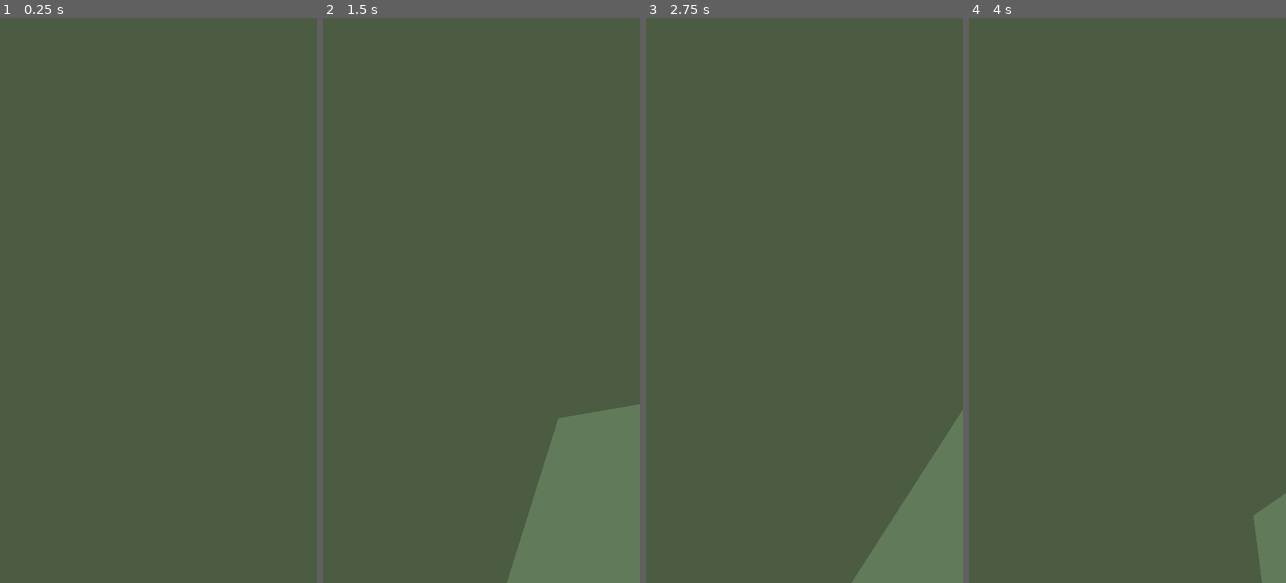
Above: before the commit, frames 1-4 (left to right).
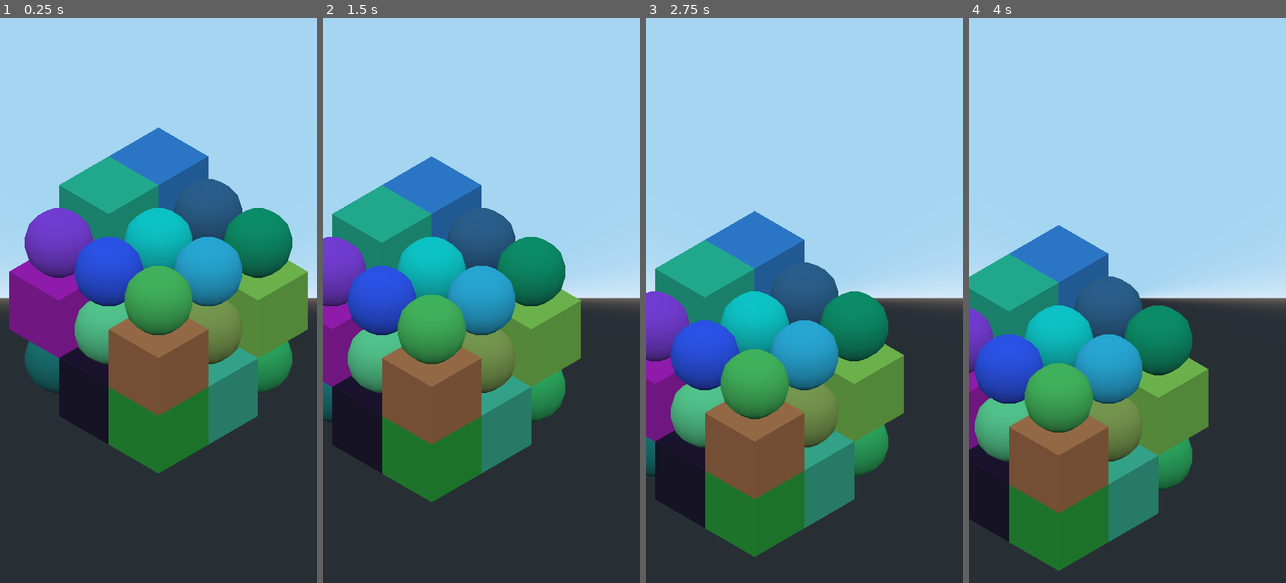
Above: after the commit, the same moments.

Repository: darkwood-com/darkwaar
Game: Godot game, scene res://src/scenes/board.tscn
Same seed, same stepped clock (60 frames per second), same inputs: the game is played once before the commit and once after it.
Inputs (mouse positions are in pixels of both pictures, inside the frame that each line leads up to):
- Up to frame 1 (0.25 s): no input
- Up to frame 2 (1.5 s): tap Enter at 0.5 s; move the mouse to (551, 272) at 0.52 s; hold Right (ui_right) 0.53-1.28 s; hold Space (ui_select) 0.53-1.28 s; move the mouse to (418, 328) at 1.27 s; hold Down (ui_down) from 1.28 s (still down); tap Space (ui_select) at 1.35 s
- Up to frame 3 (2.75 s): tap Space (ui_select) at 1.52, 1.82, 2 s; move the mouse to (836, 176) at 2.02 s; release Down (ui_down) at 2.03 s; hold Right (ui_right) from 2.03 s (still down); hold Space (ui_select) from 2.03 s (still down)
- Up to frame 4 (4 s): move the mouse to (1111, 413) at 2.77 s; release Right (ui_right) at 2.78 s; release Space (ui_select) at 2.78 s; hold Up (ui_up) 2.78-3.53 s; tap Space (ui_select) at 2.85, 3.02, 3.32 s; tap Enter at 3.5 s; move the mouse to (1222, 385) at 3.52 s; hold Left (ui_left) from 3.53 s (still down); hold Space (ui_select) from 3.53 s (still down)

The runs differ from the first frame. In frame 1, 100% of the frame differs, in the area x 0-100%, y 0-100%; in frame 2, 100%; in frame 3, 100%; in frame 4, 99%.

Commit message:
:construction: godot working

Diff:
--- a/packages/app/project.godot
+++ b/packages/app/project.godot
@@ -16,7 +16,7 @@
 [application]
 
 config/name="Darkwaar"
-run/main_scene="res://src/scenes/Board.tscn"
+run/main_scene="res://src/scenes/board.tscn"
 config/icon="res://icon.png"
 
 [display]
--- a/packages/app/src/nodes/camera.gd
+++ b/packages/app/src/nodes/camera.gd
@@ -1,12 +1,53 @@
 extends Camera
 
-var mouse_sens = 0.3
-var camera_anglev = 0
+enum Mode {ROTATE, TRANSLATE}
+
+var mode = Mode.ROTATE
+var tween: Tween = null
+
+func _ready():
+	look_at_from_position(
+		Vector3(-8, 8, -8),
+		Vector3(0, 0, 0),
+		Vector3(0, 1, 0)
+	)
 
 func _input(event):
+	if event.is_action_pressed("ui_select"):
+		mode = Mode.TRANSLATE if mode == Mode.ROTATE else Mode.ROTATE
+	elif event.is_action_pressed("ui_left") and tween == null:
+		self._on_translate_begin(Vector2(-1, 0))
+	elif event.is_action_pressed("ui_right") and tween == null:
+		self._on_translate_begin(Vector2(1, 0))
+	elif event.is_action_pressed("ui_up") and tween == null:
+		self._on_translate_begin(Vector2(0, -1))
+	elif event.is_action_pressed("ui_down") and tween == null:
+		self._on_translate_begin(Vector2(0, 1))
+
 	if event is InputEventMouseMotion:
-		rotate_y(deg2rad(-event.relative.x * mouse_sens))
-		var changev =- event.relative.y * mouse_sens
-		if camera_anglev + changev > -50 and camera_anglev + changev < 50:
-			camera_anglev += changev
-			rotate_x(deg2rad(changev))
+		if event.relative.length() < 0.5 or tween:
+			return
+
+		if mode == Mode.ROTATE:
+			return
+		if mode == Mode.TRANSLATE:
+			self._on_translate_begin(event.relative.normalized())
+
+func _on_translate_begin(t: Vector2):
+	tween = Tween.new()
+	add_child(tween)
+	tween.connect("tween_completed", self, "_on_translate_end")
+	tween.interpolate_property(
+		self,
+		"translation",
+		Vector3(self.translation.x, self.translation.y, self.translation.z),
+		Vector3(self.translation.x - t.y, self.translation.y, self.translation.z + t.x).round(),
+		1,
+		Tween.TRANS_QUART,
+		Tween.EASE_IN_OUT
+	)
+	tween.start()
+
+func _on_translate_end(_object, _key):
+	tween.queue_free()
+	tween = null
--- a/packages/app/src/nodes/camera.tscn
+++ b/packages/app/src/nodes/camera.tscn
@@ -3,4 +3,6 @@
 [ext_resource path="res://src/nodes/camera.gd" type="Script" id=1]
 
 [node name="Camera" type="Camera"]
+projection = 1
+size = 8.0
 script = ExtResource( 1 )
--- a/packages/app/src/scenes/board.gd
+++ b/packages/app/src/scenes/board.gd
@@ -3,23 +3,38 @@
 var camera_scene = preload("res://src/nodes/camera.tscn")
 
 func _ready():
+	randomize()
+
 	var camera = camera_scene.instance()
 	add_child(camera)
 
 	for i in range(3):
 		for j in range(3):
 			for k in range(3):
-				var tile = get_tile("terrain") as CSGBox
-				tile.translation.x = -1 + i
-				tile.translation.y = -1 + j
-				tile.translation.z = -1 + k
+				if randi() % 2 == 0:
+					var tile = get_tile("terrain") as CSGBox
+					tile.translation.x = -1 + i
+					tile.translation.y = -1 + j
+					tile.translation.z = -1 + k
 
-				var material = tile.material as SpatialMaterial
-				material.albedo_color = Color(randf(), randf(), randf())
+					tile.material = SpatialMaterial.new()
+					var material = tile.material as SpatialMaterial
+					material.albedo_color = Color(randf(), randf(), randf())
 
-				add_child(tile)
+					add_child(tile)
+				else:
+					var tile = get_tile("warrior") as CSGSphere
+					tile.translation.x = -1 + i
+					tile.translation.y = -1 + j
+					tile.translation.z = -1 + k
+
+					tile.material = SpatialMaterial.new()
+					var material = tile.material as SpatialMaterial
+					material.albedo_color = Color(randf(), randf(), randf())
+
+					add_child(tile)
 
 	pass
 
 func get_tile(name: String):
-	return load("res://src/tiles/terrain.tscn").instance()
+	return load("res://src/tiles/" + name + ".tscn").instance()
--- a/packages/app/src/tiles/terrain.tscn
+++ b/packages/app/src/tiles/terrain.tscn
@@ -1,10 +1,6 @@
-[gd_scene load_steps=2 format=2]
+[gd_scene format=2]
 
-[sub_resource type="SpatialMaterial" id=1]
-albedo_color = Color( 0.827451, 0.172549, 0.172549, 1 )
-
-[node name="CSGBox" type="CSGBox"]
+[node name="TerrainTile" type="CSGBox"]
 width = 1.0
 height = 1.0
 depth = 1.0
-material = SubResource( 1 )
--- /dev/null
+++ b/packages/app/src/tiles/warrior.tscn
@@ -0,0 +1,4 @@
+[gd_scene format=2]
+
+[node name="Warrior" type="CSGSphere"]
+radius = 0.5
